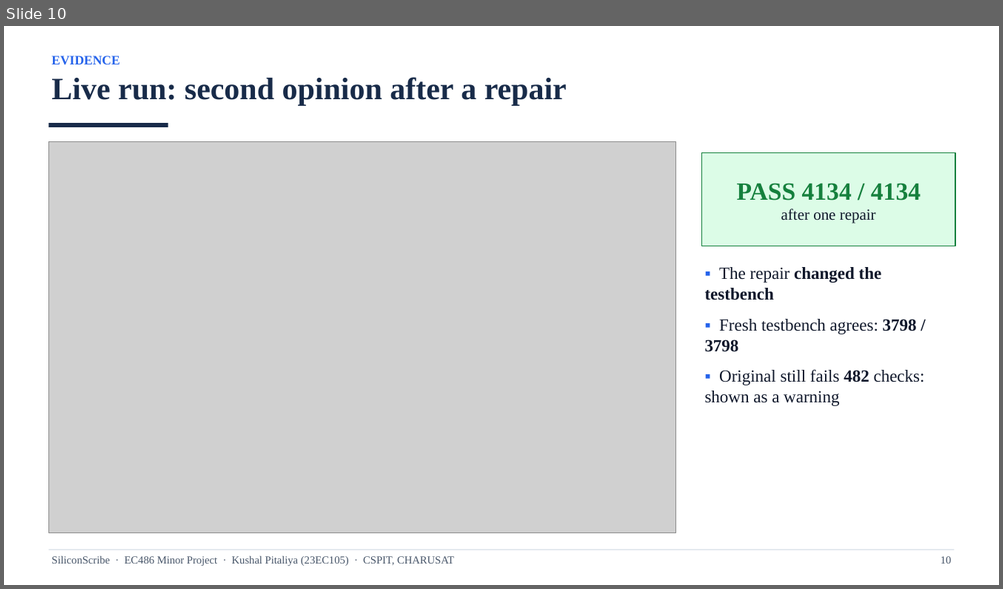
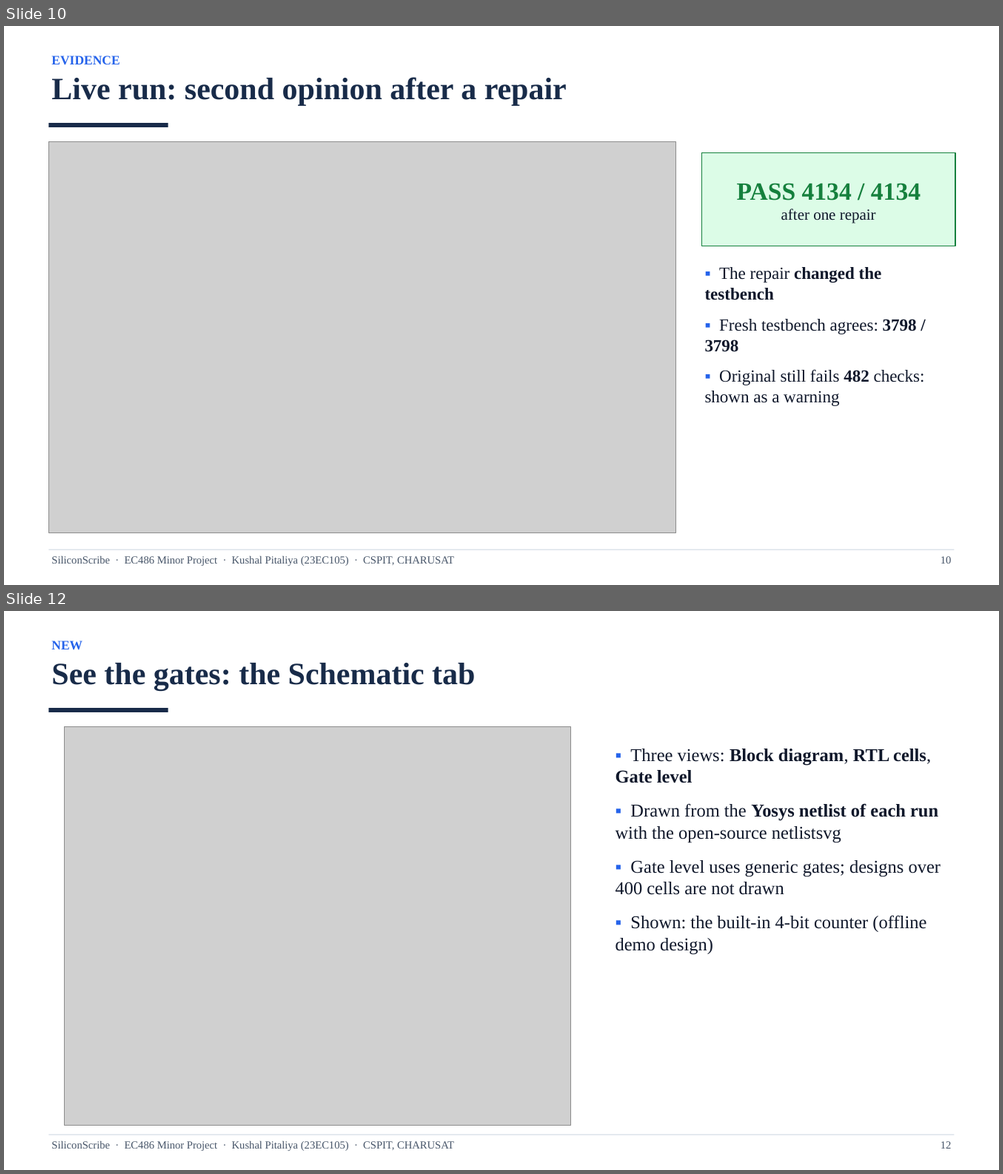
Before and after one commit to k-pitaliya/siliconscribe, a slide deck: docs/23EC105_Kushal_Pitaliya_SiliconScribe_Viva_Presentation.pptx. Shown one above the other, each under a label of ours: slide 10 before the commit, slides 10 and 12 after it; the slides between them are not shown. The pictures are 1003x589 and 1003x1174 pixels, drawn with LibreOffice and Linux fonts; fonts in the diff are those of the drawing; grey boxes stand for pictures. Boxes give left, top, right and bottom in pixels: in the first picture for what was removed or moved away, otherwise in the second. Text is boxed around its words. In the diff, an @@ line names an element or a change of style, - is before the commit and + after.

```diff
--- a/docs/23EC105_Kushal_Pitaliya_SiliconScribe_Viva_Presentation.pptx
+++ b/docs/23EC105_Kushal_Pitaliya_SiliconScribe_Viva_Presentation.pptx
@@ slide 12 added at bbox=[4, 611, 999, 1170], background #FFFFFF @@
@@ text added at bbox=[51, 641, 82, 650], 12.5 pt, text #2563EB, bold @@
+NEW
@@ text added at bbox=[51, 663, 475, 690], 30 pt, text #182B49, bold @@
+See the gates: the Schematic tab
@@ rectangle added at bbox=[48, 708, 168, 712], fill #182B49 @@
@@ picture added at bbox=[65, 726, 571, 1126] @@
@@ text added at bbox=[615, 749, 941, 954], 17.5 pt, text #0F172A @@
+▪ Three views: Block diagram, RTL cells, Gate level
+▪ Drawn from the Yosys netlist of each run with the open-source netlistsvg
+▪ Gate level uses generic gates; designs over 400 cells are not drawn
+▪ Shown: the built-in 4-bit counter (offline demo design)
@@ rectangle added at bbox=[48, 1135, 954, 1136], fill #CBD5E1 @@
@@ text added at bbox=[51, 1142, 454, 1151], 10.5 pt, text #475569 @@
+SiliconScribe · EC486 Minor Project · Kushal Pitaliya (23EC105) · CSPIT, CHARUSAT
@@ text added at bbox=[940, 1142, 951, 1149], 10.5 pt, text #475569 @@
+12
```
Also in this commit, not shown: 6 slides changed, 1 other slide added, 15 other files.
